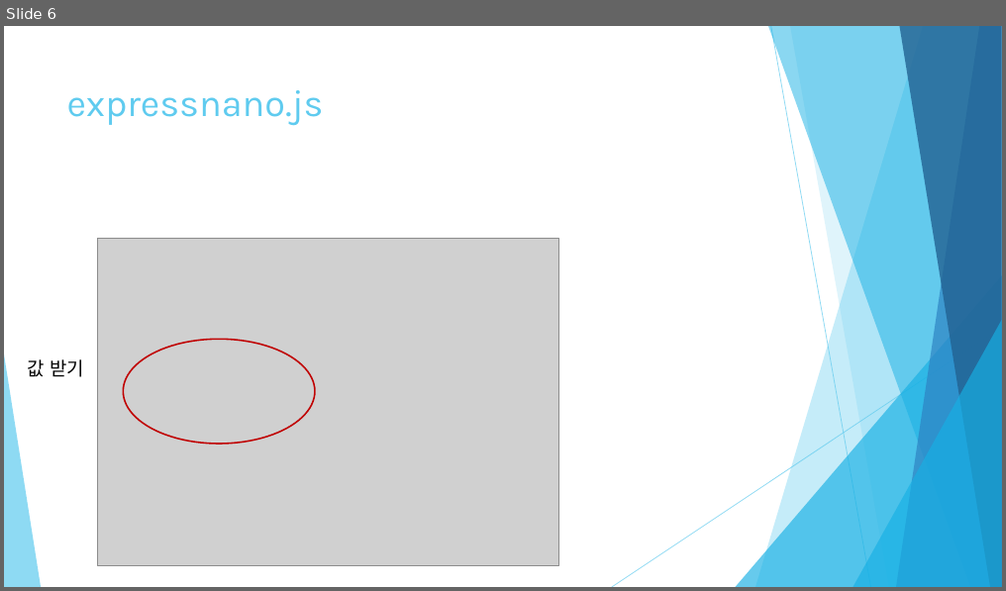
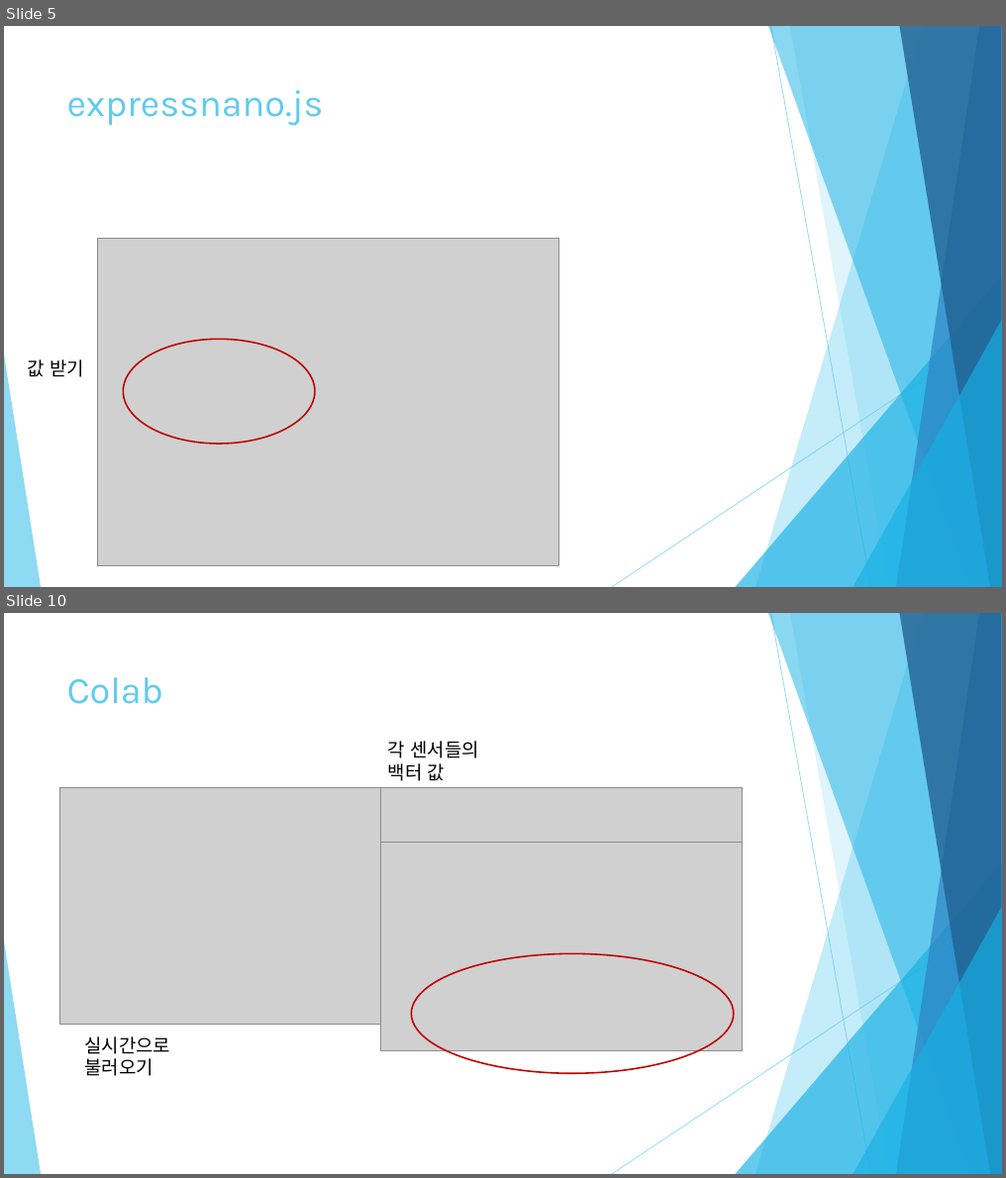
Before and after one commit to HINEET/AA17, a slide deck: AA17-rpt14/아두이노 응용 기말 프로젝트.pptx. Shown one above the other, each under a label of ours: slide 6 before the commit, slides 5 and 10 after it; the slides between them are not shown. The pictures are 1006x591 and 1006x1178 pixels, drawn with LibreOffice and Linux fonts; fonts in the diff are those of the drawing; grey boxes stand for pictures. Boxes give left, top, right and bottom in pixels: in the first picture for what was removed or moved away, otherwise in the second. Text is boxed around its words. In the diff, an @@ line names an element or a change of style, - is before the commit and + after.

```diff
--- a/AA17-rpt14/아두이노 응용 기말 프로젝트.pptx
+++ b/AA17-rpt14/아두이노 응용 기말 프로젝트.pptx
@@ slide 10 added at <box>4,613,1002,1174</box>, background #FFFFFF; not listed: 10 template elements that a slide beside it also shows @@
@@ title added at <box>67,677,164,704</box>, 36 pt, text #5FCBEF @@
+Colab
@@ text added at <box>388,741,480,781</box>, 18 pt, text #000000 @@
+각 센서들의 백터 값
@@ picture added at <box>59,787,380,1025</box> @@
@@ picture added at <box>380,787,742,842</box> @@
@@ picture added at <box>380,842,742,1051</box> @@
@@ ellipse added at <box>411,954,734,1073</box>, outline #C00000 1.5 pt @@
@@ text added at <box>84,1037,170,1076</box>, 18 pt, text #000000 @@
+실시간으로 불러오기
@@ what was slide 6 is now slide 5 @@
```
Also in this commit, not shown: 1 slide changed, 7 other slides added, 1 slide removed, 5 other files.
